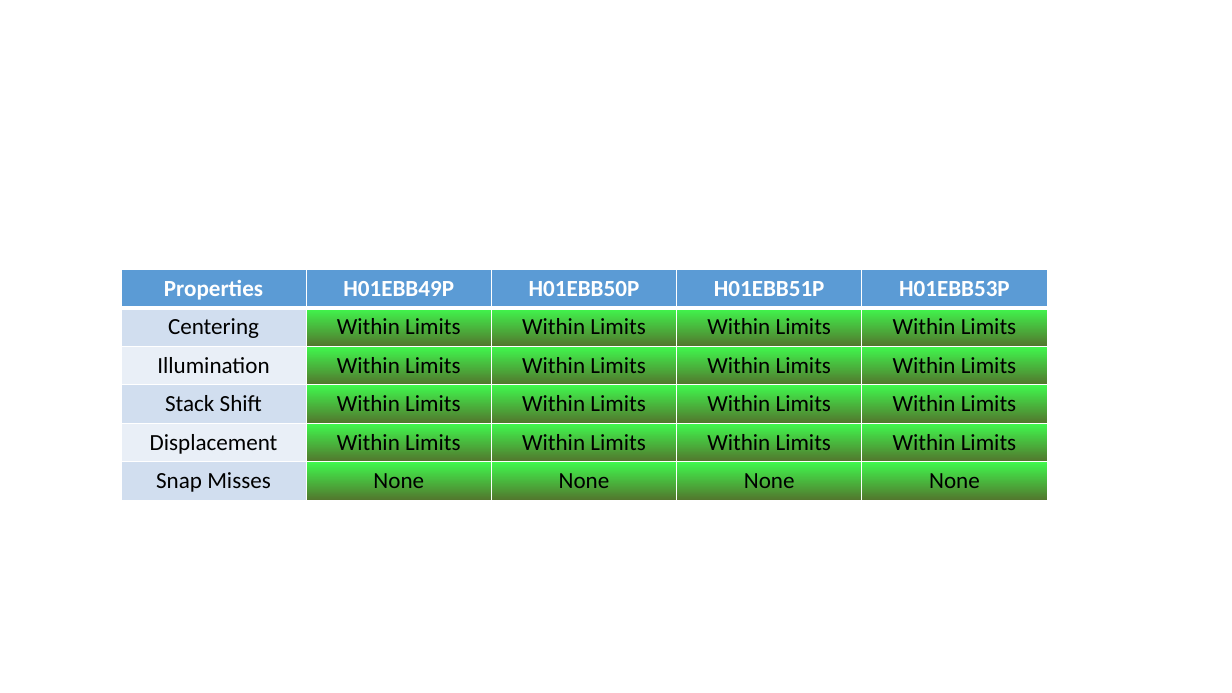
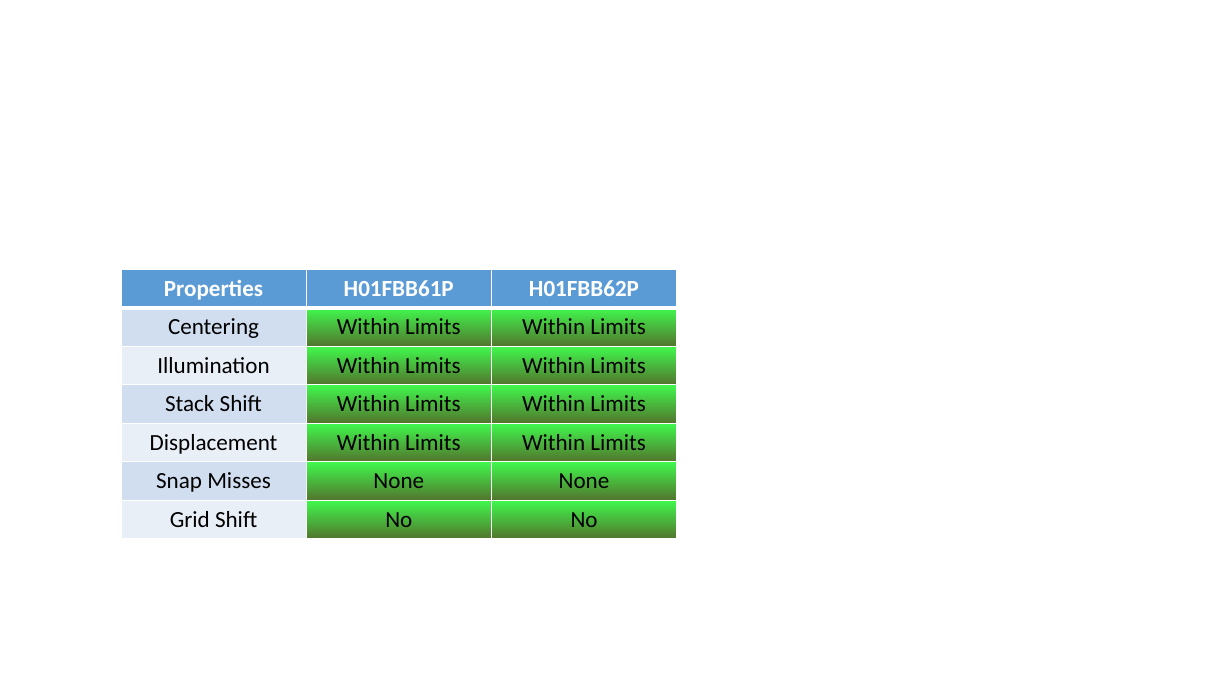
Before and after one commit to sarvesh-nfer/learning_curve, a slide deck: slide 1 of scanner_validation_template.pptx. Drawn at 1232x693 pixels with LibreOffice and Linux fonts; fonts in the diff are those of the drawing. Boxes give left, top, right and bottom in pixels: in the first picture for what was removed or moved away, otherwise in the second. Text is boxed around its words. In the diff, an @@ line names an element or a change of style, - is before the commit and + after.

```diff
--- a/scanner_validation_template.pptx
+++ b/scanner_validation_template.pptx
@@ table at box(121, 270, 676, 540) @@
-Properties | H01EBB49P | H01EBB50P | H01EBB51P | H01EBB53P
-Centering | Within Limits | Within Limits | Within Limits | Within Limits
-Illumination | Within Limits | Within Limits | Within Limits | Within Limits
-Stack Shift | Within Limits | Within Limits | Within Limits | Within Limits
-Displacement | Within Limits | Within Limits | Within Limits | Within Limits
-Snap Misses | None | None | None | None
+Properties | H01FBB61P | H01FBB62P
+Centering | Within Limits | Within Limits
+Illumination | Within Limits | Within Limits
+Stack Shift | Within Limits | Within Limits
+Displacement | Within Limits | Within Limits
+Snap Misses | None | None
+Grid Shift | No | No
@@ table: place and size @@
-table at box(121, 270, 1045, 501)
+table at box(121, 270, 676, 540)
```
Also in this commit, not shown: 35 other files.
